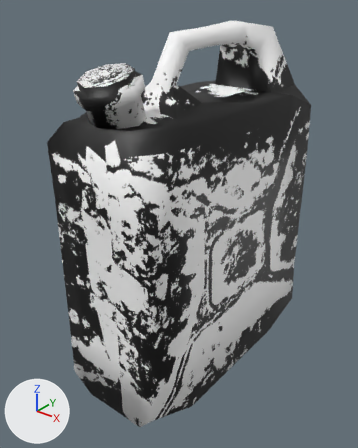
Before and after pictures for a commit that changed the FBX model FreseGameJam3/Assets/Models/Kanister.fbx.
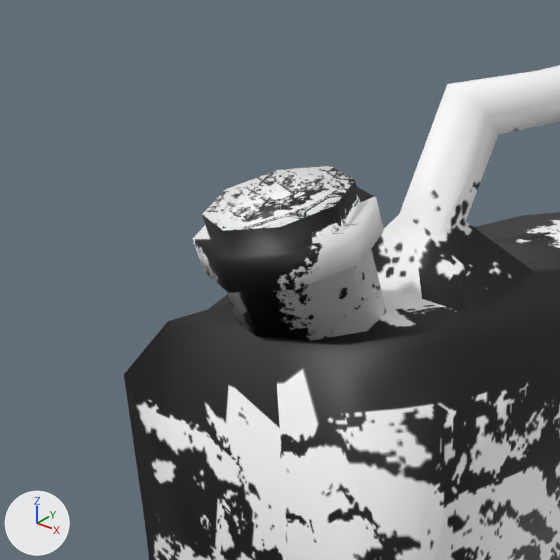
Each version is shown whole from a camera (50 mm lens) standing at (0.488, -0.117, 0.678) and looking at (-0.014, 0.51, 0.289), then close up on the part from 0% to 59% of the width and 0% to 47% of the height. Every picture has the same lights, and +X, +Y and +Z are marked at lower left.

Before the edit, the objects in view are built like this:
```python
me_cube = bpy.data.meshes.new('Cube')
me_cube.from_pydata(...)  # 172 vertices, 175 faces; spans x -0.1..0.104, y 0.309..0.776, z 0.006..0.622
me_cube.materials.append(mat_box)  # picture img_unbenannt_1_png
me_cylinder = bpy.data.meshes.new('Cylinder')
me_cylinder.from_pydata(...)  # 48 vertices, 42 faces; spans x -0.0467..0.0467, y 0.2995..0.3997, z 0.4868..0.5822
me_cylinder.materials.append(mat_box)  # picture img_unbenannt_1_png
ob_cube = bpy.data.objects.new('Cube', me_cube)
ob_cube.location = (0.0, 0.0, 0.0)
ob_cylinder = bpy.data.objects.new('Cylinder', me_cylinder)
ob_cylinder.location = (0.0, 0.0, 0.0)
```
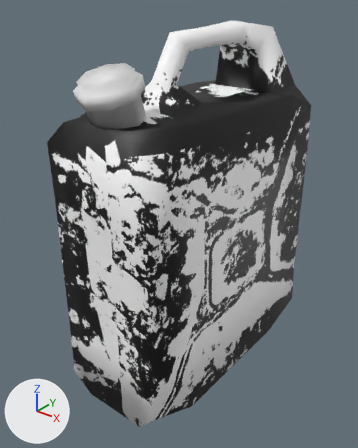
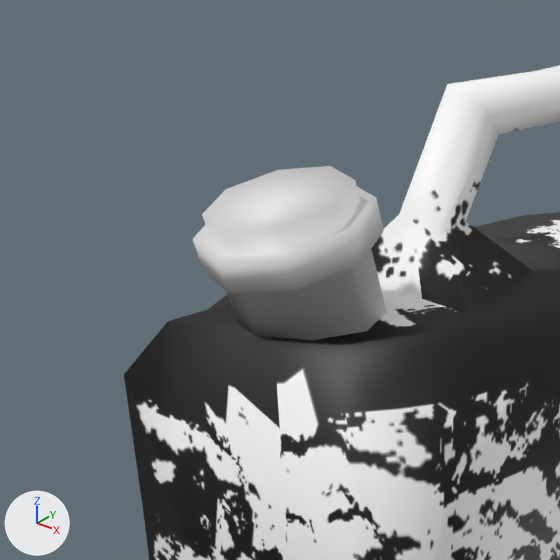
The newer file is also turned or shifted as a whole; pictures and numbers use the older file's frame.

The change, as a diff of the scene's bpy script:
```diff
--- a/FreseGameJam3/Assets/Models/Kanister.fbx.py
+++ b/FreseGameJam3/Assets/Models/Kanister.fbx.py
@@ me_cylinder @@
 me_cylinder.from_pydata(...)  # 48 vertices, 42 faces; spans x -0.0467..0.0467, y 0.2995..0.3997, z 0.4868..0.5822
-me_cylinder.materials.append(mat_box)  # picture img_unbenannt_1_png
```

What differs and where, as boxes (x1, y1, x2, y2) in the close-ups (560 x 560 px):
'Cylinder', recoloured
    both: (193, 166, 386, 341)
